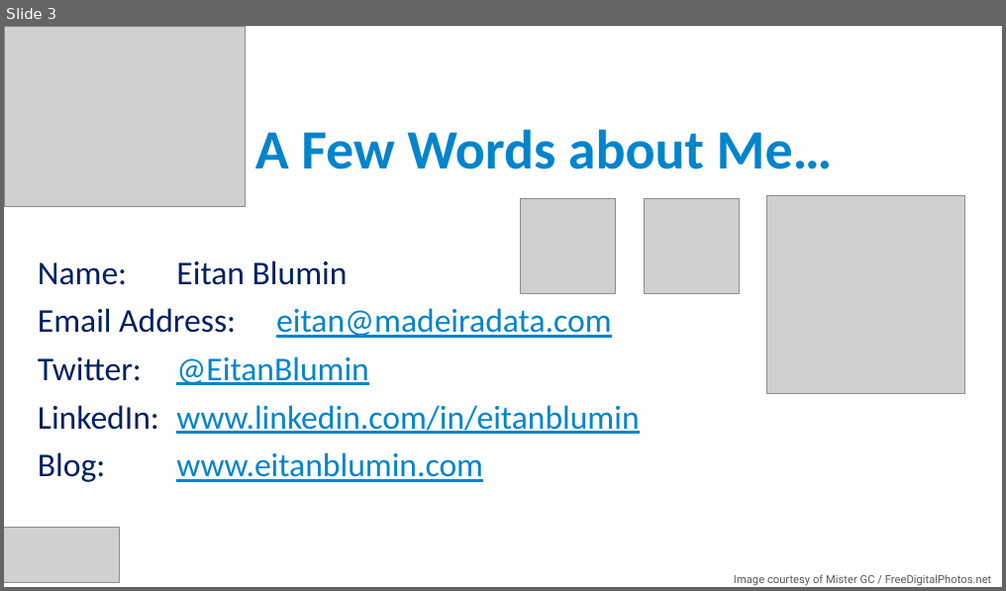
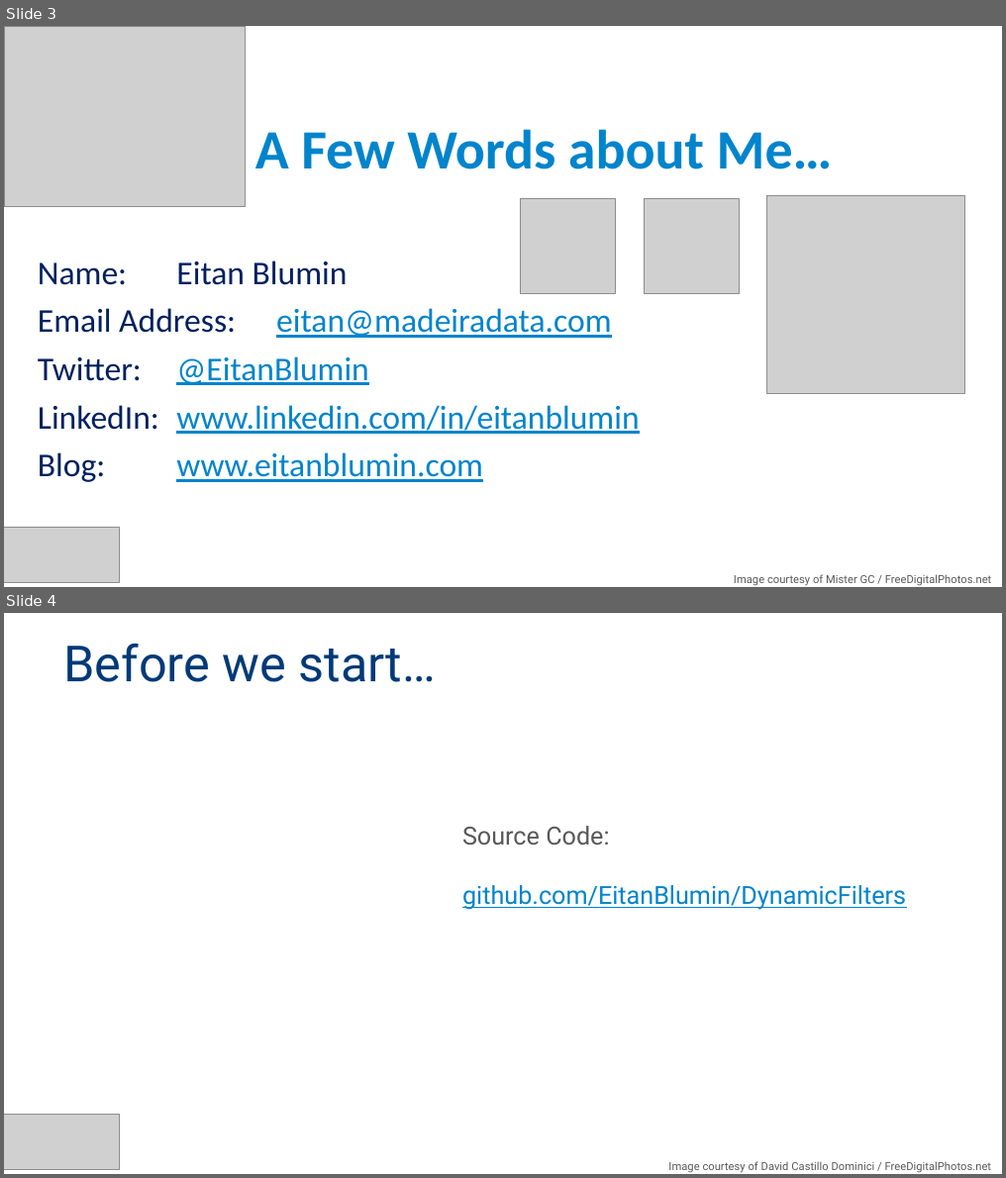
Before and after one commit to MadeiraData/DynamicFilters, a slide deck: DynamicFilters.pptx. Shown one above the other, each under a label of ours: slide 3 before the commit, slides 3 and 4 after it. The pictures are 1006x591 and 1006x1178 pixels, drawn with LibreOffice and Linux fonts; fonts in the diff are those of the drawing; grey boxes stand for pictures; background and template pictures are left out. Boxes give left, top, right and bottom in pixels: in the first picture for what was removed or moved away, otherwise in the second. Text is boxed around its words. In the diff, an @@ line names an element or a change of style, - is before the commit and + after.

```diff
--- a/DynamicFilters.pptx
+++ b/DynamicFilters.pptx
@@ slide 4 added at (4, 613, 1002, 1174), background #FFFFFF @@
@@ title added at (63, 643, 436, 682), 36 pt, text #003A78 @@
+Before we start…
@@ text added at (462, 826, 906, 910), 18 pt, text #0084CC, underline @@
+Source Code:
+github.com/EitanBlumin/DynamicFilters
@@ picture added at (4, 1115, 120, 1169) @@
@@ text added at (668, 1161, 991, 1173), 8 pt, text #58585A @@
+Image courtesy of David Castillo Dominici / FreeDigitalPhotos.net
```
Also in this commit, not shown: 7 slides changed, 6 other slides added, 1 slide removed, 6 other files.
